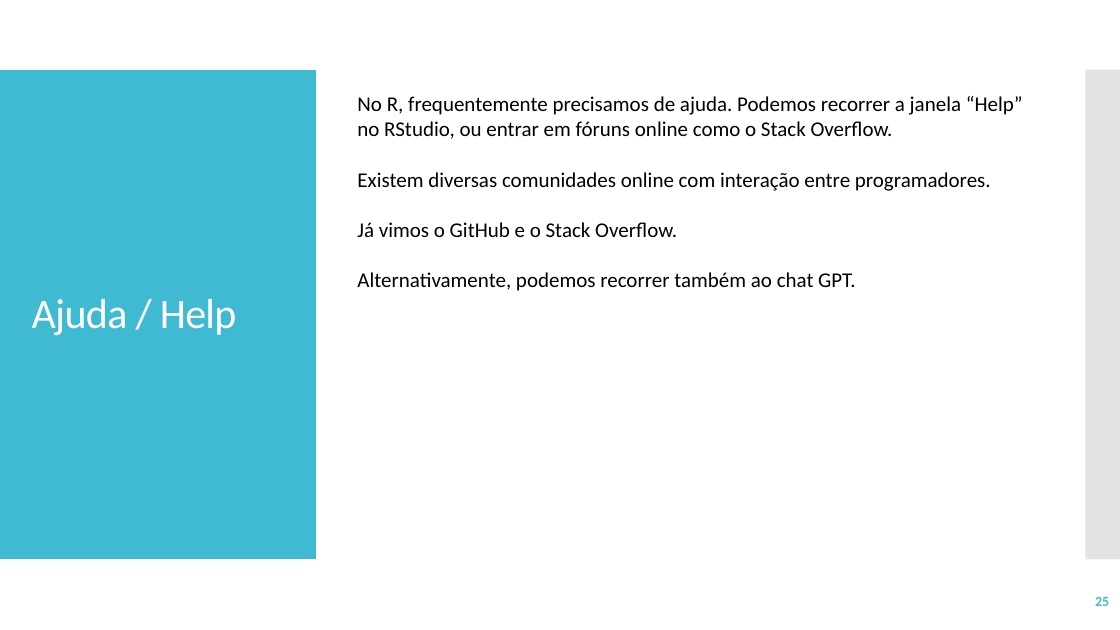
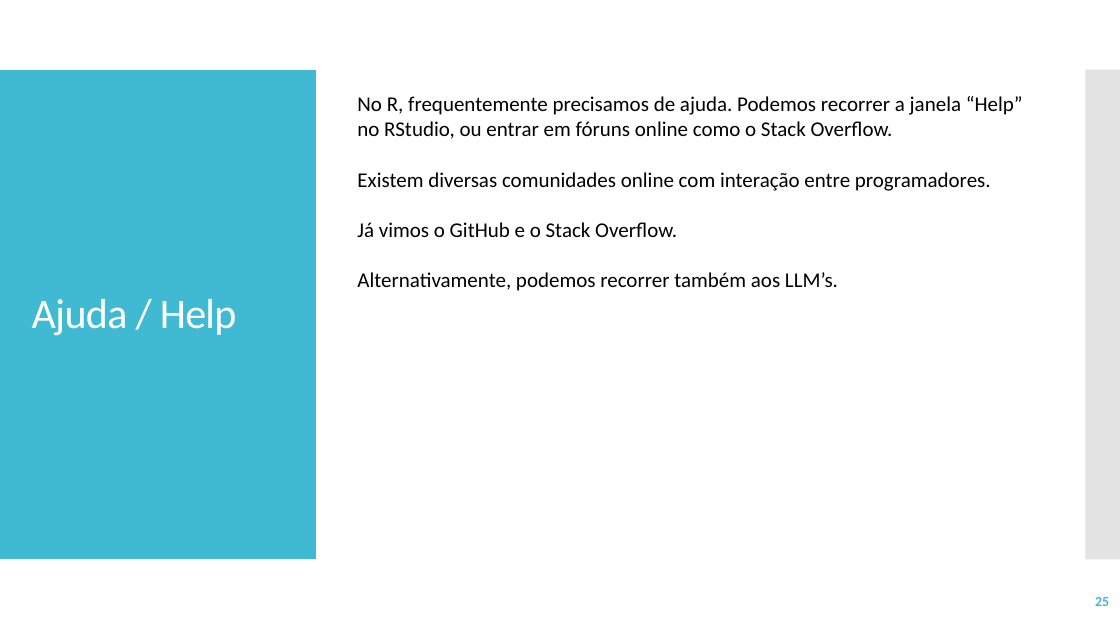
Before and after one commit to victorgalcantara/R-Intro, a slide deck: slide 25 of A01 - É de comer/A01 - Explore I.odp. Drawn at 1120x630 pixels with LibreOffice and Linux fonts; fonts in the diff are those of the drawing. Boxes give left, top, right and bottom in pixels: in the first picture for what was removed or moved away, otherwise in the second. Text is boxed around its words. In the diff, an @@ line names an element or a change of style, - is before the commit and + after.

```diff
--- a/A01 - É de comer/A01 - Explore I.odp
+++ b/A01 - É de comer/A01 - Explore I.odp
@@ text at (357, 272, 838, 291): text changed @@
-Alternativamente, podemos recorrer também ao chat GPT.
+Alternativamente, podemos recorrer também aos LLM’s.
```
Also in this commit, not shown: 1 other file.
